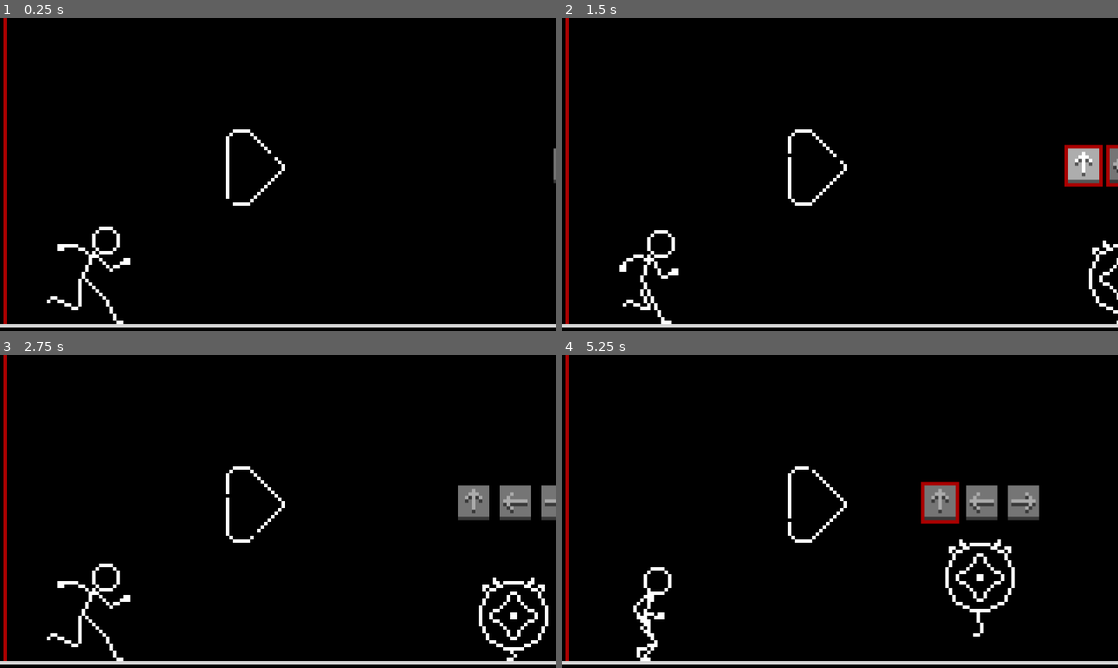
Above: before the commit, frames 1-4 (two rows, left to right).
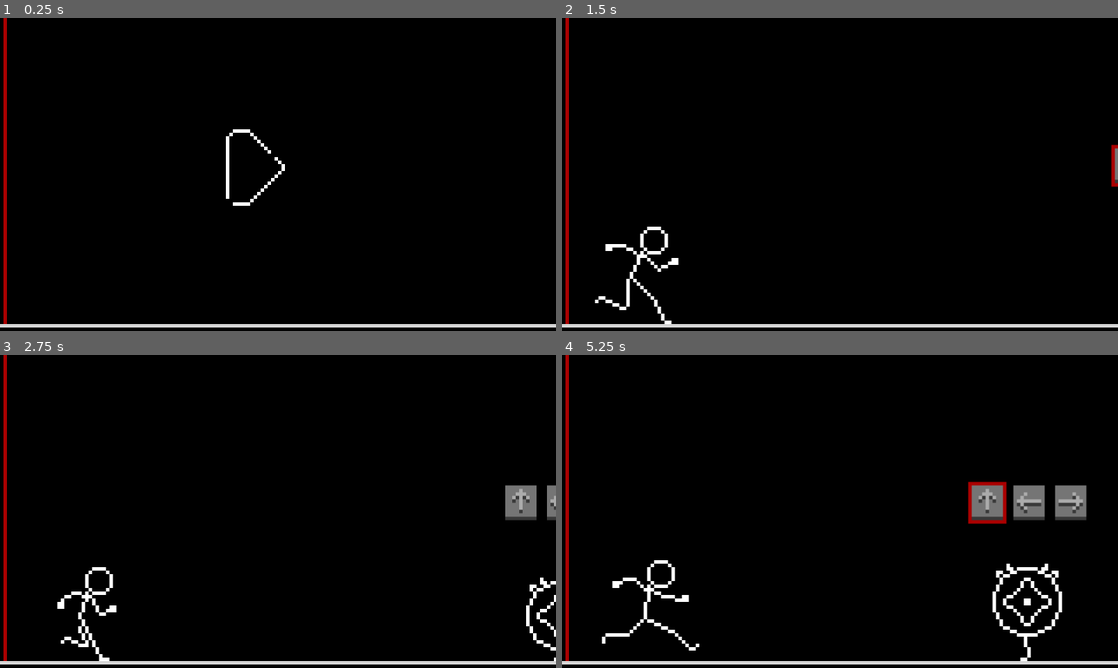
Above: after the commit, the same moments.

Repository: rocketCarlos/JumpingStickman
Game: Godot game, scene res://scenes/main.tscn
The game is run twice, just before and just after one commit, with the same random seed, the same clock (stepped at 60 frames per second) and the same inputs.
Inputs (mouse positions are in pixels of both pictures, inside the frame that each line leads up to):
- Up to frame 1 (0.25 s): no input
- Up to frame 2 (1.5 s): move the mouse to (817, 168) at 0.52 s; hold Up (uppercut) 0.53-1.28 s; click (817, 168) at 0.6 s; tap Space (jump) at 0.77 s; move the mouse to (728, 190) at 1.27 s; hold Down (downwards_punch) from 1.28 s (still down); click (728, 190) at 1.35 s
- Up to frame 3 (2.75 s): tap Space (jump) at 1.52 s; move the mouse to (333, 442) at 2.02 s; release Down (downwards_punch) at 2.03 s; hold Up (uppercut) from 2.03 s (still down); tap Right (front_kick) at 2.1 s; click (333, 442) at 2.3 s
- Up to frame 4 (5.25 s): move the mouse to (812, 574) at 2.77 s; tap Left (spin_kick) at 2.85 s; tap Space (jump) at 3.02, 3.77, 4.52 s; click (812, 574) at 3.05 s; move the mouse to (1006, 558) at 3.52 s; release Up (uppercut) at 3.53 s; hold Down (downwards_punch) from 3.53 s (still down); click (1006, 558) at 3.6 s; move the mouse to (673, 464) at 4.27 s; click (673, 464) at 4.35 s; move the mouse to (867, 511) at 5.02 s; tap Right (front_kick) at 5.1 s

The runs differ from the first frame. In frame 1, 0.7% of the frame differs, in the area x 8-100%, y 41-98%; in frame 2, 2.8%; in frame 3, 3.6%; in frame 4, 5.6%, in the area x 7-95%, y 35-98%.

Commit message:
Add main game loop and fixed bug

Diff:
--- a/globals/globals.gd
+++ b/globals/globals.gd
@@ -8,15 +8,21 @@
 	JUMP
 }
 
+# seconds player must wait before entering another action after the previous failed
+const FAIL_COOLDOWN = 1
+
 # current combo that defeats the enemy
 var enemy_combo = []
 
 var defeated_enemies = 0
 
+signal game_start
+signal game_end
+
 # emitted by player when an action is executed
 signal do_action(action: actions)
 # emmited by player when an attack animation starts to make the arrow show progress
-signal start_arrow()
+signal start_arrow
 # emitted by mob when combo succeeds
 signal combo_succeeded
 # emitted by mob when combo fails
--- a/project.godot
+++ b/project.godot
@@ -62,6 +62,11 @@
 "events": [Object(InputEventMouseButton,"resource_local_to_scene":false,"resource_name":"","device":-1,"window_id":0,"a …(257 unchanged characters)…
 ]
 }
+ok={
+"deadzone": 0.2,
+"events": [Object(InputEventKey,"resource_local_to_scene":false,"resource_name":"","device":-1,"window_id":0,"alt_pressed":false,"shift_pressed":false,"ctrl_pressed":false,"meta_pressed":false,"pressed":false,"keycode":0,"physical_keycode":32,"key_label":0,"unicode":32,"location":0,"echo":false,"script":null)
+]
+}
 
 [layer_names]
 
--- a/scenes/main.tscn
+++ b/scenes/main.tscn
@@ -12,16 +12,12 @@
 [node name="Main" type="Node2D"]
 texture_filter = 3
 script = ExtResource("1_tbgi4")
+scene_player = ExtResource("2_iante")
+scene_spawner = ExtResource("3_ukwvw")
 
 [node name="Bakcground" type="Sprite2D" parent="."]
 texture = ExtResource("1_vc7uq")
 centered = false
-
-[node name="Player" parent="." instance=ExtResource("2_iante")]
-position = Vector2(25, 70.5)
-
-[node name="EnemySpawner" parent="." instance=ExtResource("3_ukwvw")]
-position = Vector2(178.575, 70.5)
 
 [node name="WorldLimit" type="Area2D" parent="."]
 position = Vector2(215, 45)
--- a/scripts/enemy.gd
+++ b/scripts/enemy.gd
@@ -135,7 +135,7 @@
 		combo_progress = 0
 		animation_progress = 0
 
-		await get_tree().create_timer(1).timeout
+		await get_tree().create_timer(Globals.FAIL_COOLDOWN).timeout
 
 		for arrow in arrow_holder.arrow_array:
 			arrow.change_outline('')
--- a/scripts/enemy_spawner.gd
+++ b/scripts/enemy_spawner.gd
@@ -1,15 +1,6 @@
 extends Node2D
 
 @export var enemy_scene: PackedScene
-
-'''
-spawn idea: mob has a function called "initialize" that takes one argument: the number of mobs
-already spawned. Depending on that number, the enemy will be different. For example:
-	first 20 enemies are normal
-	then some slendermans come
-	then some enemies have question mark combos
-	etc
-'''
 
 # Called when the node enters the scene tree for the first time.
 func _ready() -> void:
--- a/scripts/main.gd
+++ b/scripts/main.gd
@@ -1 +1,29 @@
 extends Node2D
+
+@export var scene_player: PackedScene
+var instance_player: Node
+const POS_PLAYER = Vector2(25, 70.5)
+@export var scene_spawner: PackedScene
+var instance_spawner: Node
+const POS_SPAWNER = Vector2(178.575, 70.5)
+@onready var button_play = $Play
+
+func _ready() -> void:
+	Globals.game_start.connect(_on_game_start)
+	Globals.game_end.connect(_on_game_end)
+
+
+func _on_game_start() -> void:
+	instance_player = scene_player.instantiate()
+	instance_player.position = POS_PLAYER - Vector2(35, 0)
+	var player_tween = get_tree().create_tween()
+	player_tween.tween_property(instance_player, "position", POS_PLAYER, 0.5).set_trans(Tween.TRANS_CIRC).set_ease(Tween.EASE_OUT)
+	instance_spawner = scene_spawner.instantiate()
+	instance_spawner.position = POS_SPAWNER
+	add_child(instance_player)
+	add_child(instance_spawner)
+
+func _on_game_end() -> void:
+	instance_player.queue_free()
+	instance_spawner.queue_free()
+	button_play.restart()
--- a/scripts/play_button.gd
+++ b/scripts/play_button.gd
@@ -6,13 +6,17 @@
 @onready var center_point = collision_shape.shape.get_rect().get_center()
 
 var is_mouse_inside: bool = false
+var disabled: bool = false
 
 func _process(delta: float) -> void:
-	if is_mouse_inside and Input.is_action_just_pressed("click"):
+	if  not disabled and (
+		is_mouse_inside and Input.is_action_just_pressed("click") or
+		Input.is_action_just_pressed("ok")
+		):
 		do_squish_thing()
 		is_mouse_inside = false
 
-	if is_mouse_inside:
+	if is_mouse_inside and not disabled:
 		var mouse_position = get_local_mouse_position()
 		var distance_to_center = max(abs(mouse_position.x - center_point.x), abs(mouse_position.y - center_point.y))
 		sprite.scale = Vector2( lerpf(1.0, 0.95, inverse_lerp(15, 0, distance_to_center)), lerpf(1.0, 0.5, inverse_lerp(15, 0, distance_to_center)))
@@ -28,6 +32,17 @@
 	is_mouse_inside = false
 
 func do_squish_thing() -> void:
+	disabled = true
 	var tween = get_tree().create_tween()
 	tween.tween_property(sprite, "scale", Vector2(0.3, 0.3), 0.1)
 	tween.tween_property(sprite, "scale", Vector2(1.0, 1.0), 0.5).set_trans(Tween.TRANS_ELASTIC).set_ease(Tween.EASE_OUT)
+	tween.parallel().tween_property(sprite, "modulate", Color.TRANSPARENT, 0.1)
+	await tween.finished
+	hide()
+	Globals.game_start.emit()
+
+
+func restart() -> void:
+	show()
+	sprite.modulate = Color.WHITE
+	disabled = false
--- a/scripts/player.gd
+++ b/scripts/player.gd
@@ -171,7 +171,7 @@
 
 #region signal functions
 func _on_area_entered(area: Area2D) -> void:
-	print('touch')
+	Globals.game_end.emit()
 
 func _on_animated_sprite_2d_animation_finished() -> void:
 	if animation.animation != 'jump':
@@ -199,6 +199,11 @@
 		animation.play("fall")
 		resume_gravity()
 
+	# after failing, can't enter more actions before cooldown
+	combo_locked = true
+	await get_tree().create_timer(Globals.FAIL_COOLDOWN).timeout
+	combo_locked = false
+
 func _on_new_enemy():
 	combo_locked = false
 	attack_instance = null
